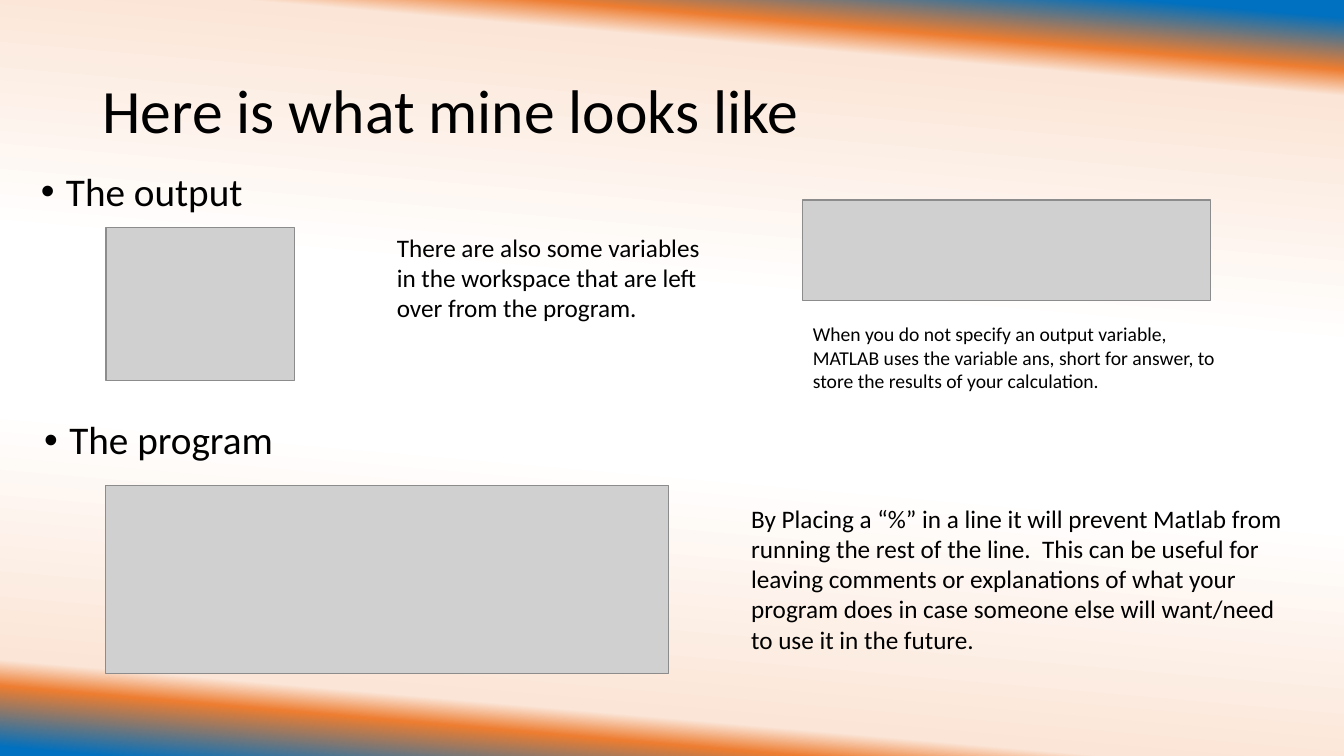
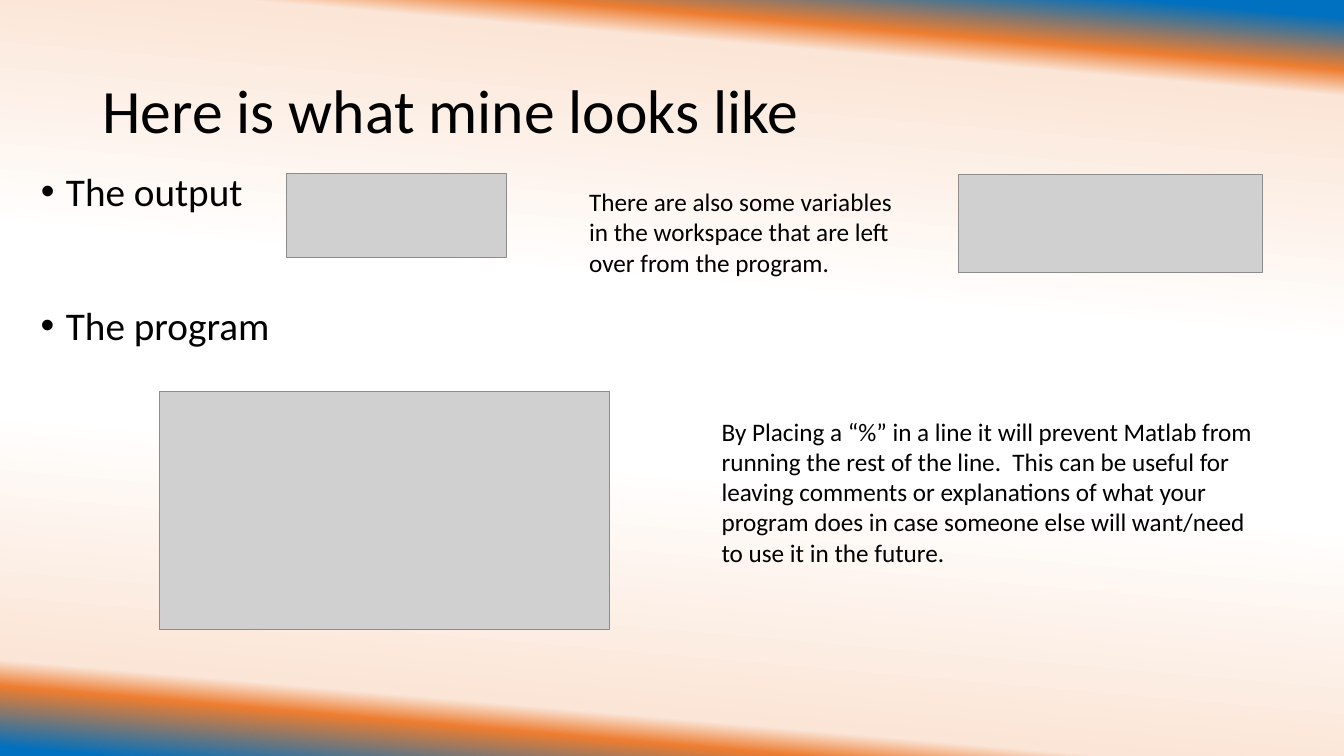
Before and after one commit to ehuemill/Intro-to-Matlab, a slide deck: slide 7 of University of Illinois REU Introduction to Matlab Day 1 with examples.pptx. Drawn at 1344x756 pixels with LibreOffice and Linux fonts; fonts in the diff are those of the drawing; grey boxes stand for pictures. Boxes give left, top, right and bottom in pixels: in the first picture for what was removed or moved away, otherwise in the second. Text is boxed around its words. In the diff, an @@ line names an element or a change of style, - is before the commit and + after.

```diff
--- a/University of Illinois REU Introduction to Matlab Day 1 with examples.pptx
+++ b/University of Illinois REU Introduction to Matlab Day 1 with examples.pptx
@@ picture added at (286, 173, 507, 257) @@
@@ picture added at (959, 174, 1262, 272) @@
@@ text "There are also some variables ...": place and size @@
-text "There are also some variables ..." at (397, 239, 699, 322)
+text "There are also some variables ..." at (589, 193, 892, 277)
@@ picture removed at (804, 200, 1212, 300) @@
@@ picture removed at (106, 228, 294, 381) @@
@@ text "The program": place and size @@
-text "The program" at (69, 426, 273, 461)
+text "The program" at (66, 312, 270, 347)
@@ text removed at (813, 327, 1215, 391) @@
-When you do not specify an output variable, MATLAB uses the variable ans, short for answer, to store the results of your calculation.
@@ picture added at (160, 391, 610, 629) @@
@@ text "By Placing a “%” in ...": place and size @@
-text "By Placing a “%” in ..." at (751, 510, 1281, 649)
+text "By Placing a “%” in ..." at (722, 423, 1251, 563)
@@ picture removed at (105, 486, 668, 675) @@
```
Also in this commit, not shown: 9 other slides changed, 6 slides added, 2 slides removed, 5 other files.
